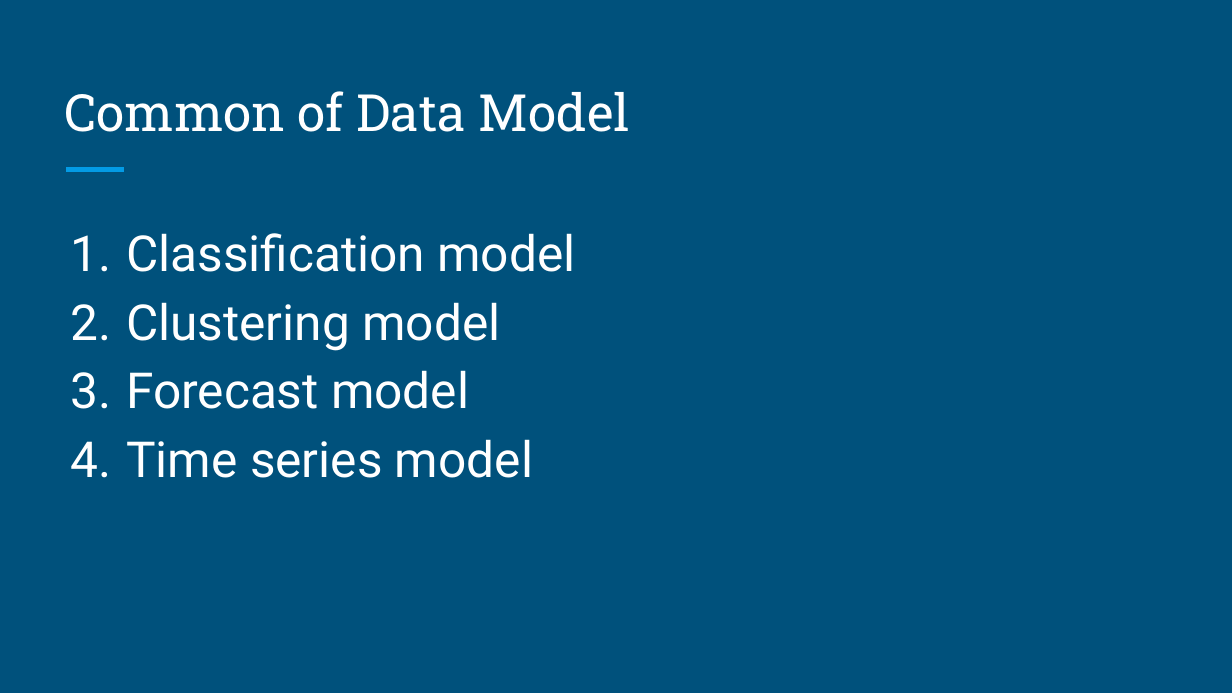
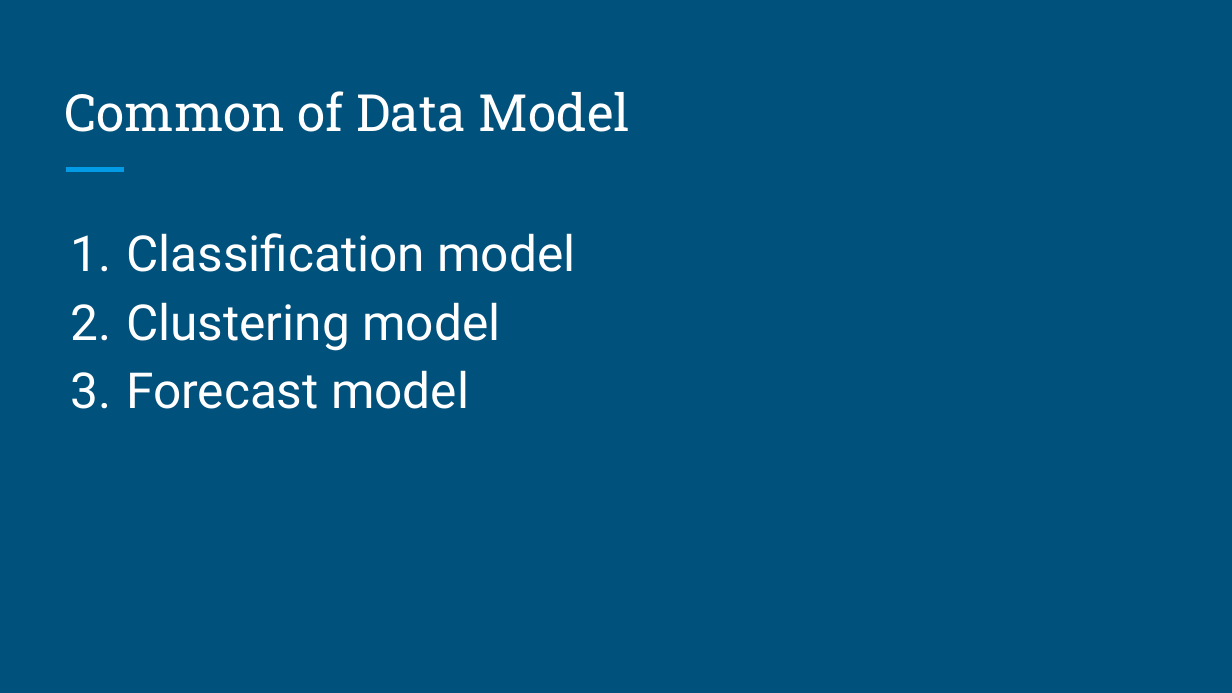
Before and after one commit to brandonyph/APB-Workshop-DataAnalyticsEssentials, a slide deck: slide 6 of Week 7-Model Basics and Building/Week 7-Model Basics and Building.pptx (slide 4 before the commit). Drawn at 1232x693 pixels with LibreOffice and Linux fonts; fonts in the diff are those of the drawing. Boxes give left, top, right and bottom in pixels: in the first picture for what was removed or moved away, otherwise in the second. Text is boxed around its words. In the diff, an @@ line names an element or a change of style, - is before the commit and + after.

```diff
--- a/Week 7-Model Basics and Building/Week 7-Model Basics and Building.pptx
+++ b/Week 7-Model Basics and Building/Week 7-Model Basics and Building.pptx
@@ text at bbox=[126, 439, 533, 478]: paragraph removed @@
-4. Time series model
```
Also in this commit, not shown: 5 other slides changed, 8 slides added.
